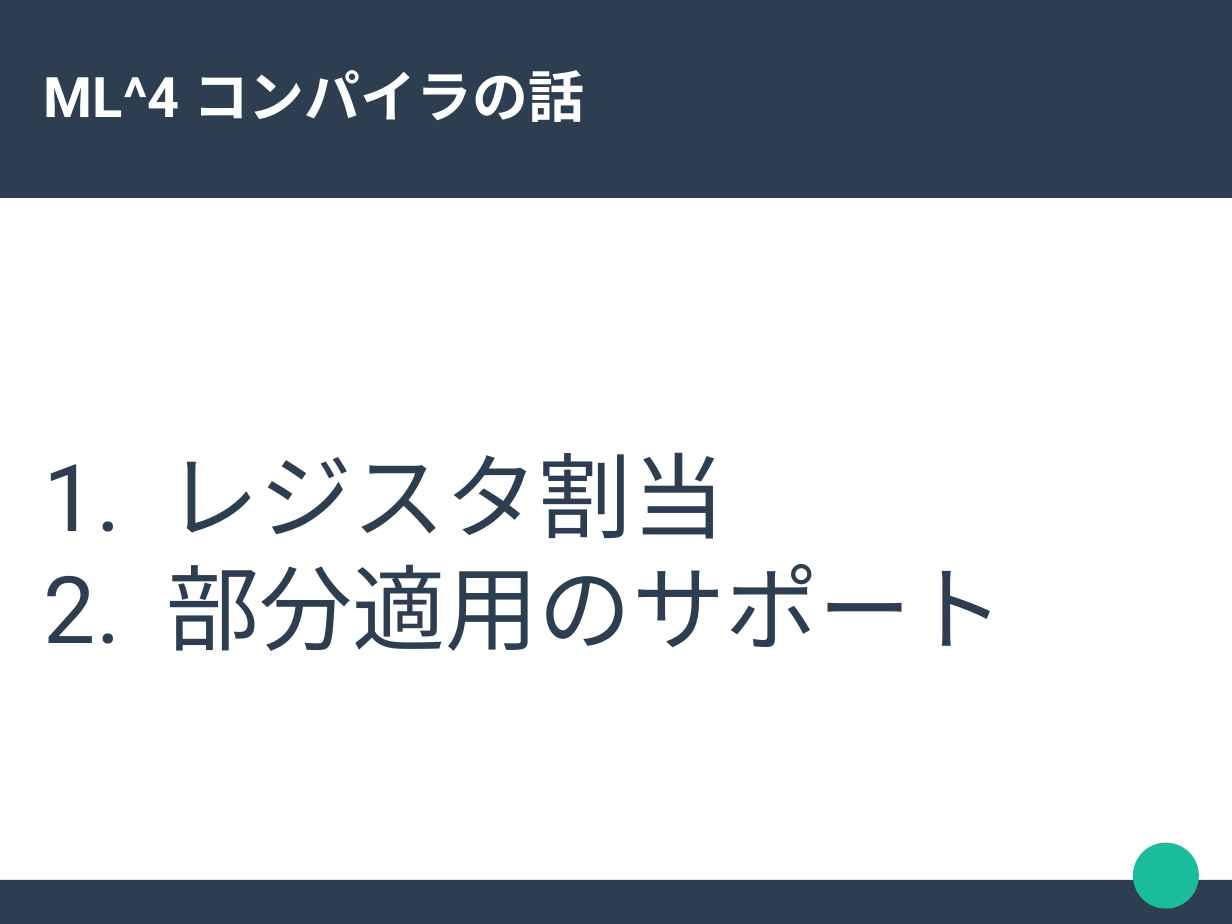
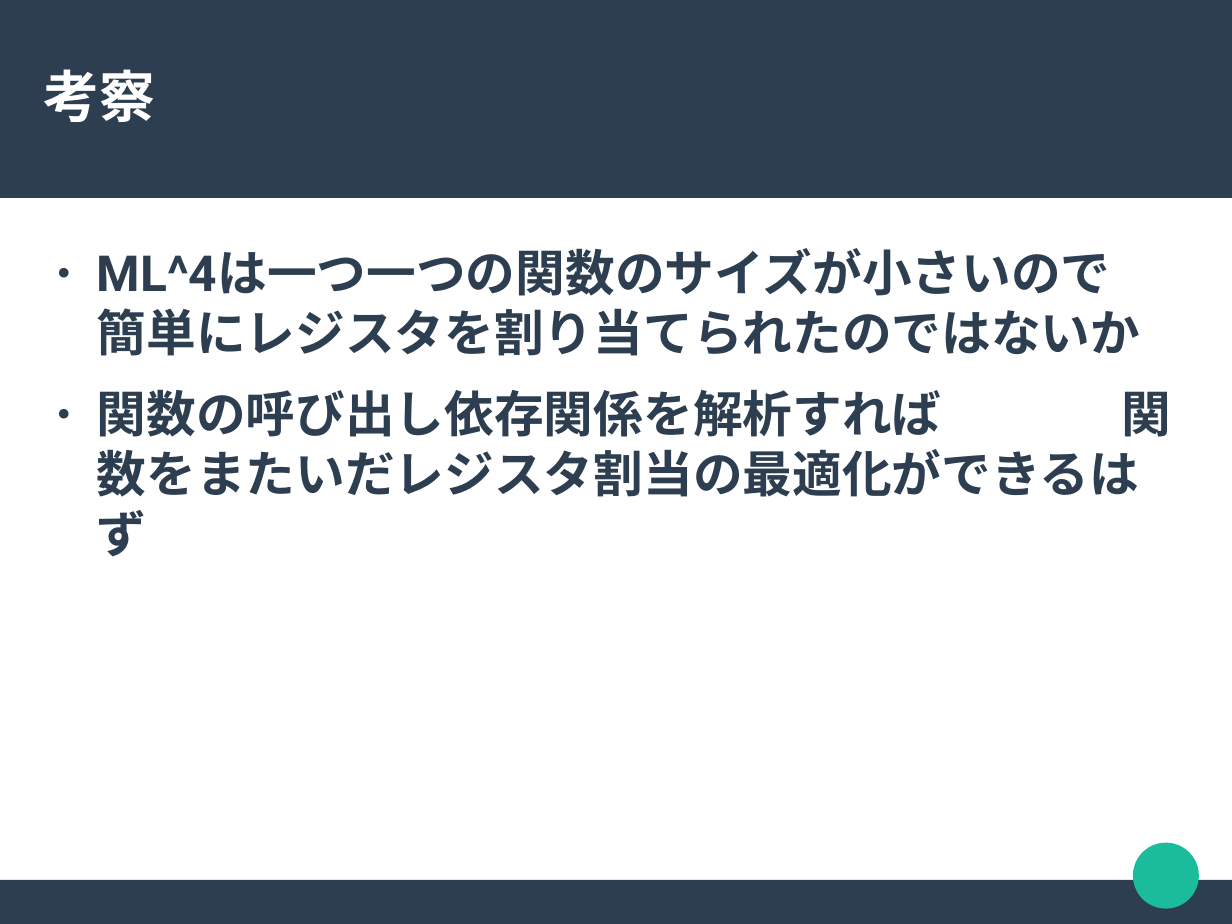
Before and after one commit to akawashiro/hml, a slide deck: slide 13 of hml.odp (slide 1 before the commit). Drawn at 1232x924 pixels with LibreOffice and Linux fonts; fonts in the diff are those of the drawing. Boxes give left, top, right and bottom in pixels: in the first picture for what was removed or moved away, otherwise in the second. Text is boxed around its words. In the diff, an @@ line names an element or a change of style, - is before the commit and + after.

```diff
--- a/hml.odp
+++ b/hml.odp
@@ title at <box>44,69,156,122</box>: text changed @@
-ML^4コンパイラの話
+考察
@@ text "ML^4は一つ一つの関数のサイズが小さいので 簡単にレジスタを割り当てられたのではないか" at <box>97,248,1172,557</box>: vertical alignment middle to top @@
@@ text at <box>97,248,1172,557</box>: text changed; size 60 to 32 pt; bold on @@
-1. レジスタ割当
-2. 部分適用のサポート
+● ML^4は一つ一つの関数のサイズが小さいので 簡単にレジスタを割り当てられたのではないか
+● 関数の呼び出し依存関係を解析すれば 関数をまたいだレジスタ割当の最適化ができるはず
```
Also in this commit, not shown: 4 other slides changed, 1 slide added.
